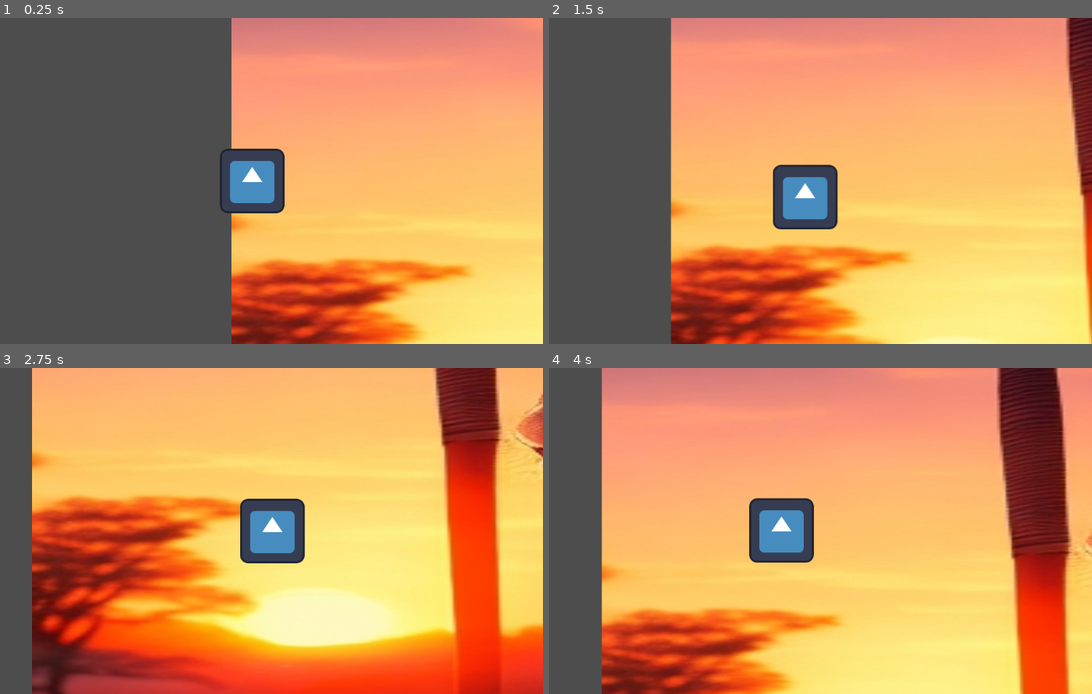
Above: before the commit, frames 1-4 (two rows, left to right).
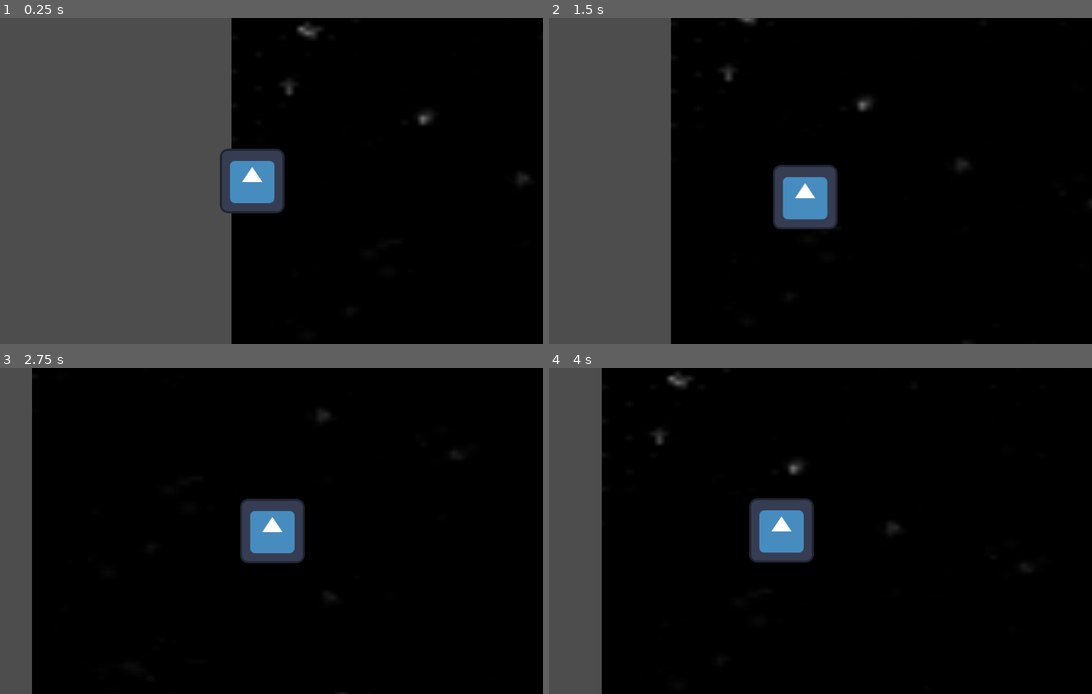
Above: after the commit, the same moments.

Repository: ProjectStarborne/Starborne
Game: Godot game, scene res://Scenes/environment.tscn
The game is run twice, just before and just after one commit, with the same random seed, the same clock (stepped at 60 frames per second) and the same inputs. The engine's default icon, where the game draws it, is replaced by a stand-in: a white triangle on a blue panel in a dark square.
Inputs:
- Up to frame 1 (0.25 s): no input
- Up to frame 2 (1.5 s): tap Enter at 0.5 s; hold D (right) 0.53-1.28 s; hold S (down) from 1.28 s (still down)
- Up to frame 3 (2.75 s): release S (down) at 2.03 s; hold D (right) from 2.03 s (still down)
- Up to frame 4 (4 s): release D (right) at 2.78 s; hold W (up) 2.78-3.53 s; hold A (left) from 3.53 s (still down)

The runs differ from the first frame. In frame 1, 55% of the frame differs, in the area x 42-100%, y 0-100%; in frame 2, 75%; in frame 3, 92%, in the area x 5-100%, y 0-100%; in frame 4, 88%.

Commit message:
Preparing branch for merge

Diff:
--- a/Scenes/environment.tscn
+++ b/Scenes/environment.tscn
@@ -1,8 +1,7 @@
-[gd_scene load_steps=4 format=3 uid="uid://pewylh8ghso2"]
+[gd_scene load_steps=3 format=3 uid="uid://pewylh8ghso2"]
 
-[ext_resource type="Texture2D" uid="uid://bqgckrcvbmco7" path="res://Assets/images/DreamShaper_v5_A_Hippo_that_has_trained_to_be_a_samurai_posing_0.jpg" id="2_i76cq"]
+[ext_resource type="Texture2D" uid="uid://2eg5jtvjh7l8" path="res://Assets/images/tempbg.png" id="1_p4joc"]
 [ext_resource type="PackedScene" uid="uid://cg1n3hs12k8ko" path="res://Scenes/player.tscn" id="3_36mgh"]
-[ext_resource type="PackedScene" uid="uid://cgrjsyyihe7on" path="res://Scenes/anchor_2d.tscn" id="4_r6552"]
 
 [node name="Environment" type="Node2D"]
 
@@ -11,12 +10,6 @@
 offset_top = -484.0
 offset_right = 3567.0
 offset_bottom = 1418.0
-texture = ExtResource("2_i76cq")
+texture = ExtResource("1_p4joc")
 
 [node name="Player" parent="." instance=ExtResource("3_36mgh")]
-
-[node name="hipp_face" parent="." instance=ExtResource("4_r6552")]
-position = Vector2(1584, 0)
-
-[node name="lower_test" parent="." instance=ExtResource("4_r6552")]
-position = Vector2(873, 1018)
Binary file added: Assets/images/tempbg.png
Not shown, added: Assets/images/tempbg.png.import
Binary file added: Assets/images/tempship.png
Not shown, added: Assets/images/tempship.png.import
